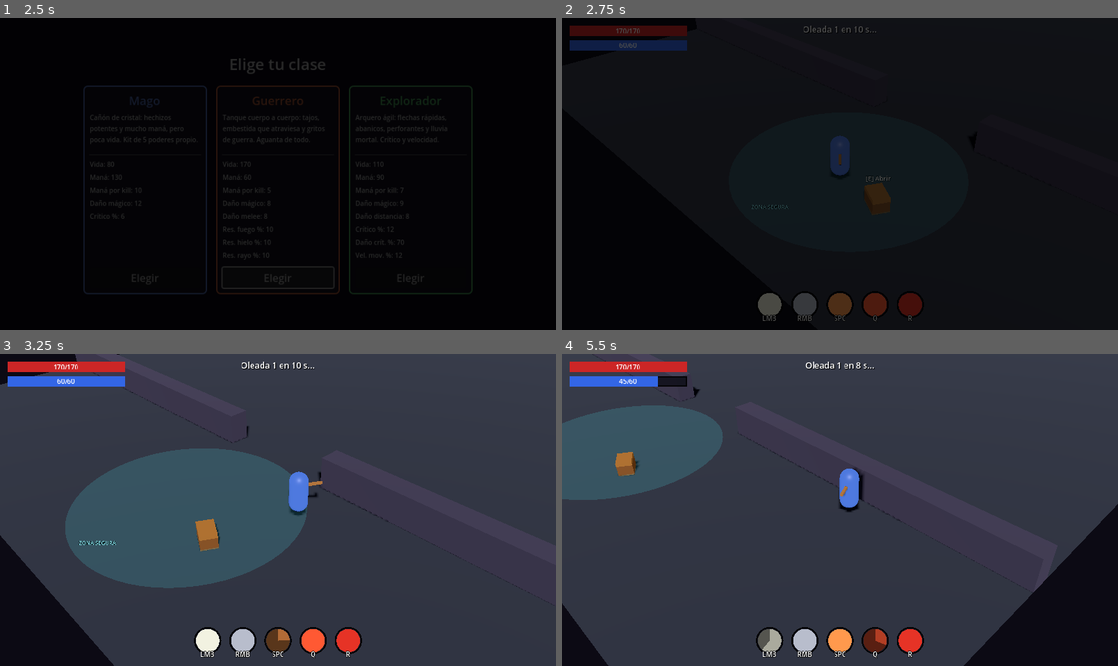
Above: before the commit, frames 1-4 (two rows, left to right).
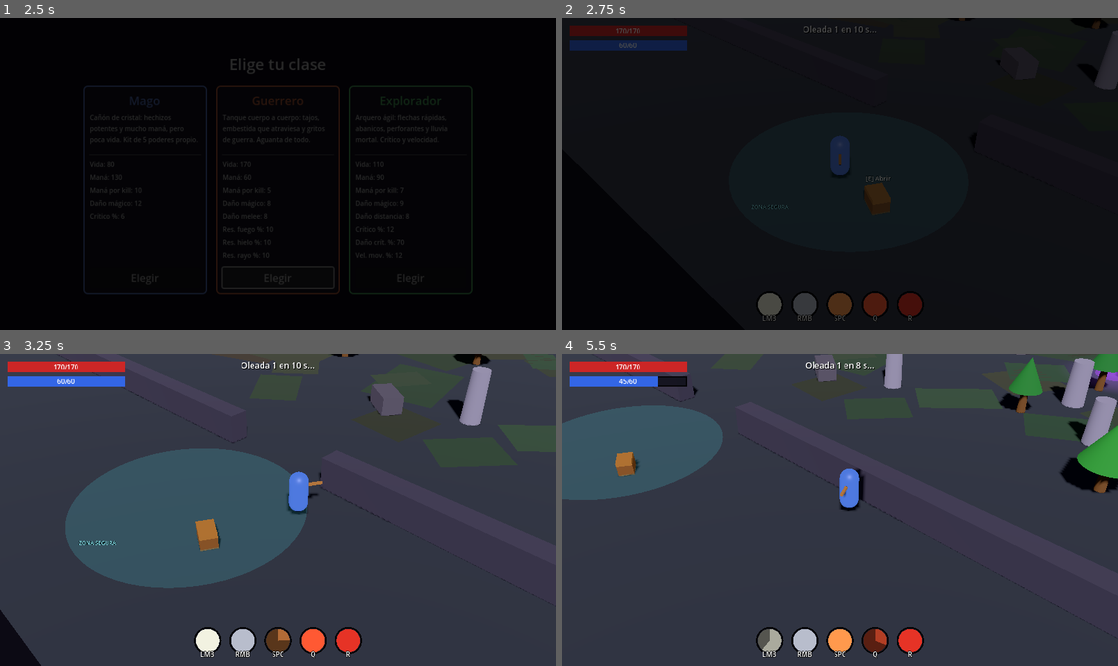
Above: after the commit, the same moments.

Repository: meatxsucks/godot-game
Game: Godot game, scene res://scenes/ui/MainMenu.tscn
Same seed, same stepped clock (60 frames per second), same inputs: the game is played once before the commit and once after it.
Inputs (mouse positions are in pixels of both pictures, inside the frame that each line leads up to):
- Up to frame 1 (2.5 s): click "Comenzar" at 0.5 s; click "Elegir" at 1.25 s; click "Elegir" at 2 s
- Up to frame 2 (2.75 s): no input
- Up to frame 3 (3.25 s): move the mouse to (400, 494) at 2.77 s; hold D (move_right) from 2.78 s (still down); tap Space (ability_dash) at 2.85 s
- Up to frame 4 (5.5 s): move the mouse to (728, 525) at 3.52 s; release D (move_right) at 3.53 s; hold S (move_down) 3.53-4.28 s; tap Q (ability_nova) at 3.6 s; move the mouse to (895, 441) at 4.27 s; hold D (move_right) 4.28-5.03 s; tap R (ability_super) at 4.35 s; move the mouse to (812, 572) at 5.02 s; hold W (move_up) from 5.03 s (still down); click (812, 572) at 5.1 s

Frame 1 is identical in both runs. In frame 2, 0.4% of the frame differs, in the area x 49-100%, y 4-51%; in frame 3, 5.6%; in frame 4, 13%, in the area x 0-100%, y 0-100%.

Commit message:
Mundo procedural (64x64 por semilla) + oleadas distribuidas con portales
- world_generator.gd bajo NavRegion: ~45 obstáculos low-poly (rocas,
  pilares, árboles con collider) + ~60 parches de suelo, RNG sembrado
  (world_seed=0 = aleatoria); los obstáculos entran al bake del navmesh
- Mapa agrandado a 64x64; base al borde sur con muros de 29m y puerta
- Portales de oleada (SpawnPortal: disco púrpura pulsante): cada ronda
  elige 1+N/2 posiciones procedurales (rechazo: zona segura/jugador/otros),
  visibles durante el descanso; los enemigos emergen de ellos con jitter
- README: mundo y portales en reglas + guía de artistas

Diff:
--- a/scenes/levels/Arena.tscn
+++ b/scenes/levels/Arena.tscn
@@ -7,15 +7,16 @@
 [ext_resource type="Script" path="res://scripts/levels/enemy_spawner.gd" id="6_spawner"]
 [ext_resource type="PackedScene" uid="uid://csafezone0001" path="res://scenes/world/SafeZone.tscn" id="7_zone"]
 [ext_resource type="Script" path="res://scripts/levels/nav_region.gd" id="8_nav"]
+[ext_resource type="Script" path="res://scripts/levels/world_generator.gd" id="9_world"]
 
 [sub_resource type="PlaneMesh" id="PlaneMesh_floor"]
-size = Vector2(40, 40)
+size = Vector2(64, 64)
 
 [sub_resource type="StandardMaterial3D" id="StandardMaterial3D_floor"]
 albedo_color = Color(0.184314, 0.2, 0.239216, 1)
 
 [sub_resource type="BoxShape3D" id="BoxShape3D_floor"]
-size = Vector3(40, 1, 40)
+size = Vector3(64, 1, 64)
 
 [sub_resource type="Environment" id="Environment_arena"]
 background_mode = 1
@@ -29,10 +30,10 @@
 
 [sub_resource type="BoxMesh" id="BoxMesh_wall"]
 material = SubResource("StandardMaterial3D_wall")
-size = Vector3(17, 1.5, 1)
+size = Vector3(29, 1.5, 1)
 
 [sub_resource type="BoxShape3D" id="BoxShape3D_wall"]
-size = Vector3(17, 1.5, 1)
+size = Vector3(29, 1.5, 1)
 
 [sub_resource type="NavigationMesh" id="NavigationMesh_arena"]
 geometry_parsed_geometry_type = 1
@@ -62,11 +63,14 @@
 shape = SubResource("BoxShape3D_floor")
 
 [node name="SafeZone" parent="." instance=ExtResource("7_zone")]
-transform = Transform3D(1, 0, 0, 0, 1, 0, 0, 0, 1, 0, 0, 13.5)
+transform = Transform3D(1, 0, 0, 0, 1, 0, 0, 0, 1, 0, 0, 24)
 radius = 6.5
 
+[node name="WorldGen" type="Node3D" parent="NavRegion"]
+script = ExtResource("9_world")
+
 [node name="WallLeft" type="StaticBody3D" parent="NavRegion"]
-transform = Transform3D(1, 0, 0, 0, 1, 0, 0, 0, 1, -11.5, 0.75, 8)
+transform = Transform3D(1, 0, 0, 0, 1, 0, 0, 0, 1, -17.5, 0.75, 18.5)
 
 [node name="Mesh" type="MeshInstance3D" parent="NavRegion/WallLeft"]
 mesh = SubResource("BoxMesh_wall")
@@ -75,7 +79,7 @@
 shape = SubResource("BoxShape3D_wall")
 
 [node name="WallRight" type="StaticBody3D" parent="NavRegion"]
-transform = Transform3D(1, 0, 0, 0, 1, 0, 0, 0, 1, 11.5, 0.75, 8)
+transform = Transform3D(1, 0, 0, 0, 1, 0, 0, 0, 1, 17.5, 0.75, 18.5)
 
 [node name="Mesh" type="MeshInstance3D" parent="NavRegion/WallRight"]
 mesh = SubResource("BoxMesh_wall")
@@ -84,7 +88,7 @@
 shape = SubResource("BoxShape3D_wall")
 
 [node name="Player" parent="." instance=ExtResource("1_player")]
-transform = Transform3D(1, 0, 0, 0, 1, 0, 0, 0, 1, 0, 0, 14)
+transform = Transform3D(1, 0, 0, 0, 1, 0, 0, 0, 1, 0, 0, 24.5)
 
 [node name="CameraRig" type="Node3D" parent="."]
 script = ExtResource("2_camera")
@@ -96,11 +100,11 @@
 fov = 35.0
 
 [node name="EnemySpawner" type="Node3D" parent="."]
-transform = Transform3D(1, 0, 0, 0, 1, 0, 0, 0, 1, 0, 0, -8)
+transform = Transform3D(1, 0, 0, 0, 1, 0, 0, 0, 1, 0, 0, -4)
 script = ExtResource("6_spawner")
 spawn_radius_max = 12.0
 
 [node name="Chest" parent="." instance=ExtResource("5_chest")]
-transform = Transform3D(0.866025, 0, -0.5, 0, 1, 0, 0.5, 0, 0.866025, 2.5, 0, 14.5)
+transform = Transform3D(0.866025, 0, -0.5, 0, 1, 0, 0.5, 0, 0.866025, 2.5, 0, 25)
 
 [node name="HUD" parent="." instance=ExtResource("4_hud")]
--- /dev/null
+++ b/scenes/world/SpawnPortal.tscn
@@ -0,0 +1,30 @@
+[gd_scene load_steps=4 format=3 uid="uid://cportal000001"]
+
+[ext_resource type="Script" path="res://scripts/world/spawn_portal.gd" id="1_portal"]
+
+[sub_resource type="StandardMaterial3D" id="StandardMaterial3D_portal"]
+transparency = 1
+shading_mode = 0
+albedo_color = Color(0.7, 0.3, 1, 0.5)
+emission_enabled = true
+emission = Color(0.6, 0.2, 1, 1)
+emission_energy_multiplier = 2.0
+
+[sub_resource type="CylinderMesh" id="CylinderMesh_portal"]
+material = SubResource("StandardMaterial3D_portal")
+top_radius = 1.2
+bottom_radius = 1.2
+height = 0.08
+
+[node name="SpawnPortal" type="Node3D"]
+script = ExtResource("1_portal")
+
+[node name="Disc" type="MeshInstance3D" parent="."]
+transform = Transform3D(1, 0, 0, 0, 1, 0, 0, 0, 1, 0, 0.05, 0)
+mesh = SubResource("CylinderMesh_portal")
+
+[node name="Light" type="OmniLight3D" parent="."]
+transform = Transform3D(1, 0, 0, 0, 1, 0, 0, 0, 1, 0, 0.8, 0)
+light_color = Color(0.7, 0.35, 1, 1)
+light_energy = 1.8
+omni_range = 4.0
--- a/scripts/levels/enemy_spawner.gd
+++ b/scripts/levels/enemy_spawner.gd
@@ -7,7 +7,12 @@
 signal wave_cleared(n: int)
 signal intermission_tick(next_n: int, seconds_left: int)
 
+const PORTAL_SCENE := preload("res://scenes/world/SpawnPortal.tscn")
+
 @export var slime_scene: PackedScene = preload("res://scenes/enemies/Slime.tscn")
+## Rectángulo del campo donde pueden aparecer los portales de oleada.
+@export var field_min := Vector2(-28, -28)
+@export var field_max := Vector2(28, 12)
 ## Máximo de enemigos vivos a la vez.
 @export var max_alive: int = 10
 ## Descanso entre oleadas: tiempo para volver a la base y equiparse.
@@ -35,11 +40,14 @@
 var _to_spawn: int = 0
 var _last_tick: int = -1
 var _safe_zone: SafeZone
+## Portales activos: la oleada emerge de ellos (telegrafiados en el descanso).
+var _portals: Array[Node3D] = []
 
 func _ready() -> void:
 	add_to_group("wave_manager")
 	_safe_zone = get_tree().get_first_node_in_group("safe_zone")
 	_timer = intermission_time
+	_make_portals.call_deferred(1)
 
 func current_wave() -> int:
 	return wave
@@ -74,6 +82,9 @@
 				_state = State.INTERMISSION
 				_timer = intermission_time
 				_last_tick = -1
+				# Telegrafiar la siguiente oleada: portales nuevos ya visibles.
+				_clear_portals()
+				_make_portals(wave + 1)
 
 func _start_wave() -> void:
 	wave += 1
@@ -106,7 +117,13 @@
 	var hp_mult := 1.0 + 0.15 * (wave - 1)
 	var dmg_mult := 1.0 + 0.10 * (wave - 1)
 
-	var pos := _random_spawn_pos()
+	# La oleada emerge de los portales (con jitter); anillo como fallback.
+	var pos: Vector3
+	if _portals.is_empty():
+		pos = _random_spawn_pos()
+	else:
+		var portal: Node3D = _portals.pick_random()
+		pos = portal.global_position + Vector3(randf_range(-1.5, 1.5), 0.0, randf_range(-1.5, 1.5))
 	# Nunca spawnear dentro de la zona segura (la base es sagrada).
 	if _safe_zone and _safe_zone.contains(pos):
 		return
@@ -127,6 +144,36 @@
 	var dist := randf_range(spawn_radius_min, spawn_radius_max)
 	return global_position + Vector3(cos(angle) * dist, 0.0, sin(angle) * dist)
 
+# --- Portales (distribución procedural de la oleada) --------------------------
+
+## Elige 1 + N/2 posiciones (máx 4) repartidas por el campo, evitando la zona
+## segura, al jugador y otros portales (intentos con rechazo).
+func _make_portals(for_wave: int) -> void:
+	var count := clampi(1 + int(for_wave / 2.0), 1, 4)
+	var player = get_tree().get_first_node_in_group("player")
+	for i in count:
+		for attempt in 20:
+			var pos := Vector3(
+				randf_range(field_min.x, field_max.x),
+				0.0,
+				randf_range(field_min.y, field_max.y))
+			if _safe_zone and _safe_zone.contains(pos):
+				continue
+			if player and pos.distance_to(player.global_position) < 8.0:
+				continue
+			if _portals.any(func(p: Node3D) -> bool: return p.global_position.distance_to(pos) < 8.0):
+				continue
+			var portal := PORTAL_SCENE.instantiate()
+			add_child(portal)
+			portal.global_position = pos
+			_portals.append(portal)
+			break
+
+func _clear_portals() -> void:
+	for portal in _portals:
+		portal.queue_free()
+	_portals.clear()
+
 func _restock_chests() -> void:
 	for chest in get_tree().get_nodes_in_group("chest"):
 		if chest.has_method("restock"):
--- /dev/null
+++ b/scripts/levels/world_generator.gd
@@ -0,0 +1,160 @@
+## Generador procedural del mundo: rocas, pilares y árboles low-poly + parches
+## de suelo, repartidos con un RNG sembrado (misma semilla = mismo mapa).
+## Es hijo de NavRegion: sus obstáculos son colliders estáticos y entran al
+## bake del navmesh, así los enemigos los rodean solos.
+extends Node3D
+
+## 0 = semilla aleatoria por partida.
+@export var world_seed: int = 0
+@export var obstacle_count: int = 45
+@export var patch_count: int = 60
+## Rectángulo del campo de batalla donde se genera (plano XZ).
+@export var field_min := Vector2(-28, -28)
+@export var field_max := Vector2(28, 12)
+## Zona a mantener despejada (base + margen).
+@export var keep_clear_center := Vector3(0, 0, 24)
+@export var keep_clear_radius: float = 10.0
+
+var _rng := RandomNumberGenerator.new()
+var _placed: Array[Vector3] = []
+
+func _ready() -> void:
+	var seed_used := world_seed if world_seed != 0 else randi()
+	_rng.seed = seed_used
+
+	var made := 0
+	for i in obstacle_count * 3: # intentos con rechazo
+		if made >= obstacle_count:
+			break
+		var pos := _random_field_pos()
+		if not _is_valid(pos):
+			continue
+		_placed.append(pos)
+		_make_obstacle(pos)
+		made += 1
+	_make_patches()
+	print("[World] semilla %d, %d obstáculos" % [seed_used, made])
+
+func _random_field_pos() -> Vector3:
+	return Vector3(
+		_rng.randf_range(field_min.x, field_max.x),
+		0.0,
+		_rng.randf_range(field_min.y, field_max.y))
+
+func _is_valid(pos: Vector3) -> bool:
+	# Fuera de la base (+margen) y del corredor de la puerta.
+	if pos.distance_to(keep_clear_center) < keep_clear_radius:
+		return false
+	if absf(pos.x) < 4.0 and pos.z > 10.0:
+		return false
+	for other in _placed:
+		if pos.distance_to(other) < 2.5:
+			return false
+	return true
+
+func _make_obstacle(pos: Vector3) -> void:
+	match _rng.randi_range(0, 2):
+		0:
+			_make_rock(pos)
+		1:
+			_make_pillar(pos)
+		2:
+			_make_tree(pos)
+
+func _toon_material(color: Color) -> StandardMaterial3D:
+	var mat := StandardMaterial3D.new()
+	mat.diffuse_mode = BaseMaterial3D.DIFFUSE_TOON
+	mat.albedo_color = color
+	mat.roughness = 0.9
+	return mat
+
+## StaticBody + collider en pos (los meshes se cuelgan encima).
+func _make_body(pos: Vector3, shape: Shape3D, shape_offset_y: float) -> StaticBody3D:
+	var body := StaticBody3D.new()
+	add_child(body)
+	body.global_position = pos
+	var collision := CollisionShape3D.new()
+	collision.shape = shape
+	collision.position.y = shape_offset_y
+	body.add_child(collision)
+	return body
+
+func _make_rock(pos: Vector3) -> void:
+	var size := Vector3(
+		_rng.randf_range(1.0, 2.2),
+		_rng.randf_range(0.6, 1.4),
+		_rng.randf_range(1.0, 2.2))
+	var mesh := BoxMesh.new()
+	mesh.size = size
+	mesh.material = _toon_material(Color(0.42, 0.4, 0.38).lerp(Color(0.3, 0.28, 0.33), _rng.randf()))
+	var shape := BoxShape3D.new()
+	shape.size = size
+	var body := _make_body(pos, shape, size.y * 0.5)
+	body.rotate_y(_rng.randf() * TAU)
+	var mesh_instance := MeshInstance3D.new()
+	mesh_instance.mesh = mesh
+	mesh_instance.position.y = size.y * 0.5
+	body.add_child(mesh_instance)
+
+func _make_pillar(pos: Vector3) -> void:
+	var height := _rng.randf_range(2.0, 3.2)
+	var radius := _rng.randf_range(0.5, 0.8)
+	var mesh := CylinderMesh.new()
+	mesh.top_radius = radius * 0.85
+	mesh.bottom_radius = radius
+	mesh.height = height
+	mesh.material = _toon_material(Color(0.5, 0.48, 0.55))
+	var shape := CylinderShape3D.new()
+	shape.radius = radius
+	shape.height = height
+	var body := _make_body(pos, shape, height * 0.5)
+	var mesh_instance := MeshInstance3D.new()
+	mesh_instance.mesh = mesh
+	mesh_instance.position.y = height * 0.5
+	body.add_child(mesh_instance)
+
+func _make_tree(pos: Vector3) -> void:
+	var trunk_height := _rng.randf_range(1.2, 1.8)
+	var trunk := CylinderMesh.new()
+	trunk.top_radius = 0.18
+	trunk.bottom_radius = 0.25
+	trunk.height = trunk_height
+	trunk.material = _toon_material(Color(0.4, 0.26, 0.13))
+	var shape := CylinderShape3D.new()
+	shape.radius = 0.3
+	shape.height = trunk_height
+	var body := _make_body(pos, shape, trunk_height * 0.5)
+
+	var trunk_mesh := MeshInstance3D.new()
+	trunk_mesh.mesh = trunk
+	trunk_mesh.position.y = trunk_height * 0.5
+	body.add_child(trunk_mesh)
+
+	# Copa cónica (sin collider: solo el tronco bloquea).
+	var crown := CylinderMesh.new()
+	crown.top_radius = 0.0
+	crown.bottom_radius = _rng.randf_range(0.9, 1.4)
+	crown.height = _rng.randf_range(1.6, 2.4)
+	crown.material = _toon_material(Color(0.13, 0.42, 0.18).lerp(Color(0.2, 0.55, 0.2), _rng.randf()))
+	var crown_mesh := MeshInstance3D.new()
+	crown_mesh.mesh = crown
+	crown_mesh.position.y = trunk_height + crown.height * 0.5 - 0.2
+	body.add_child(crown_mesh)
+
+## Parches de suelo decorativos (sin colisión) para romper el plano gris.
+func _make_patches() -> void:
+	for i in patch_count:
+		var pos := _random_field_pos()
+		var mesh := PlaneMesh.new()
+		var patch_size := _rng.randf_range(2.0, 5.0)
+		mesh.size = Vector2(patch_size, patch_size * _rng.randf_range(0.6, 1.4))
+		var mat := StandardMaterial3D.new()
+		var grass := Color(0.2, 0.3, 0.22)
+		var dirt := Color(0.28, 0.24, 0.2)
+		mat.albedo_color = grass.lerp(dirt, _rng.randf()).darkened(_rng.randf() * 0.2)
+		mesh.material = mat
+		var mesh_instance := MeshInstance3D.new()
+		mesh_instance.mesh = mesh
+		add_child(mesh_instance)
+		mesh_instance.global_position = pos + Vector3(0, 0.02, 0)
+		mesh_instance.rotate_y(_rng.randf() * TAU)
--- /dev/null
+++ b/scripts/world/spawn_portal.gd
@@ -0,0 +1,15 @@
+## Portal de spawn de oleada: telegrafia dónde aparecerá la próxima oleada
+## con un disco emisivo pulsante. Solo visual — el spawner pone los enemigos.
+extends Node3D
+
+var _time := 0.0
+
+@onready var disc: MeshInstance3D = $Disc
+@onready var light: OmniLight3D = $Light
+
+func _process(delta: float) -> void:
+	_time += delta
+	var pulse := 0.6 + 0.4 * sin(_time * 5.0)
+	light.light_energy = 1.8 * pulse
+	disc.scale = Vector3.ONE * (0.9 + 0.15 * sin(_time * 5.0))
+	disc.rotate_y(delta * 2.0)
Not shown: 1 places in scenes/levels/Arena.tscn that only renumber resources
Not shown, added: scripts/levels/world_generator.gd.uid
Not shown, added: scripts/world/spawn_portal.gd.uid
Not shown, changed: README.md
